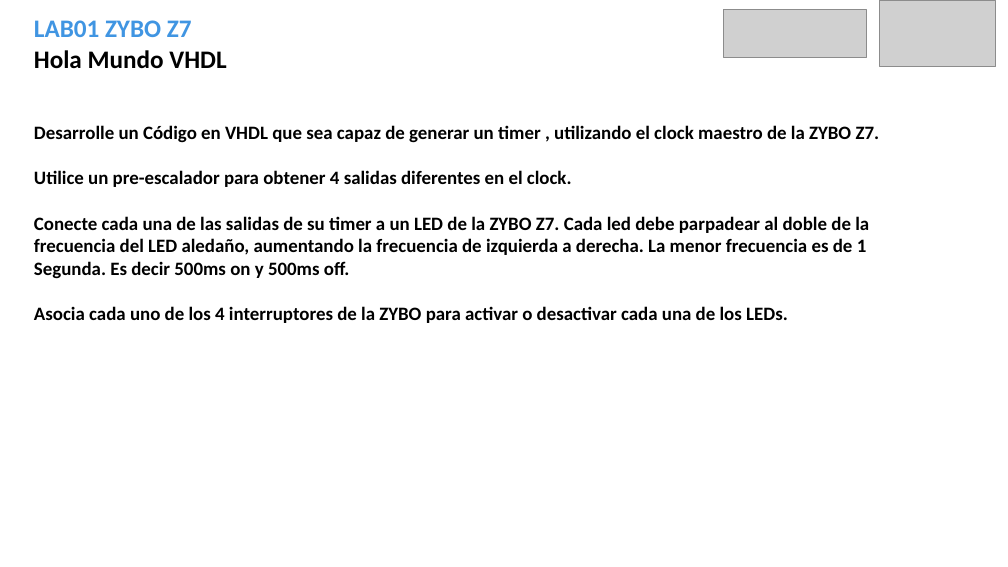
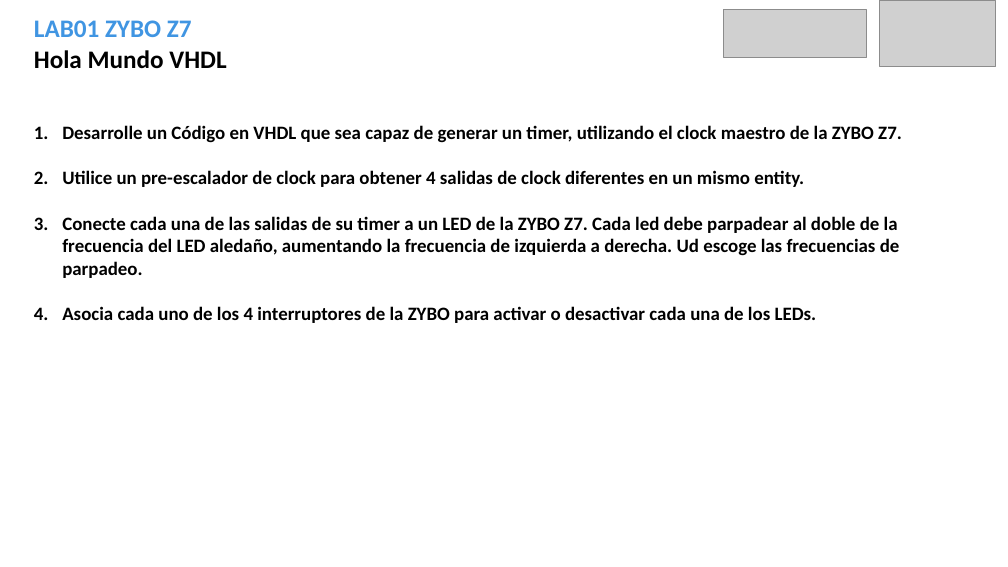
Before and after one commit to IEE2463-SEP/LAB01-Vivado-Hello-World, a slide deck: slide 2 of LAB01_VHDL.pptx. Drawn at 1008x567 pixels with LibreOffice and Linux fonts; fonts in the diff are those of the drawing; grey boxes stand for pictures; background and template pictures are left out. Boxes give left, top, right and bottom in pixels: in the first picture for what was removed or moved away, otherwise in the second. Text is boxed around its words. In the diff, an @@ line names an element or a change of style, - is before the commit and + after.

```diff
--- a/LAB01_VHDL.pptx
+++ b/LAB01_VHDL.pptx
@@ text at [62, 125, 902, 278]: text changed @@
-Desarrolle un Código en VHDL que sea capaz de generar un timer , utilizando el clock maestro de la ZYBO Z7.
-Utilice un pre-escalador para obtener 4 salidas diferentes en el clock.
-Conecte cada una de las salidas de su timer a un LED de la ZYBO Z7. Cada led debe parpadear al doble de la frecuencia del LED aledaño, aumentando la frecuencia de izquierda a derecha. La menor frecuencia es de 1 Segunda. Es decir 500ms on y 500ms off.
+1. Desarrolle un Código en VHDL que sea capaz de generar un timer, utilizando el clock maestro de la ZYBO Z7.
+2. Utilice un pre-escalador de clock para obtener 4 salidas de clock diferentes en un mismo entity.
+3. Conecte cada una de las salidas de su timer a un LED de la ZYBO Z7. Cada led debe parpadear al doble de la frecuencia del LED aledaño, aumentando la frecuencia de izquierda a derecha. Ud escoge las frecuencias de parpadeo.
@@ text at [62, 306, 817, 323]: bullet none to 1. @@
```
